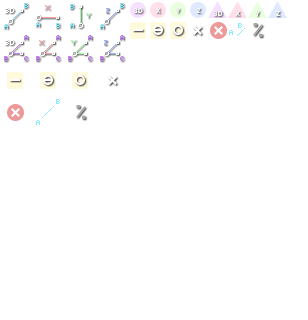
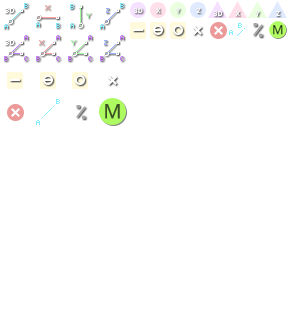
Layers edited between the first and the second w=308, h=320 image:
added layer "M copy" in group "drop copy" over [269, 21, 287, 39]
added layer "M" in group "drop copy" over [99, 98, 127, 126]
